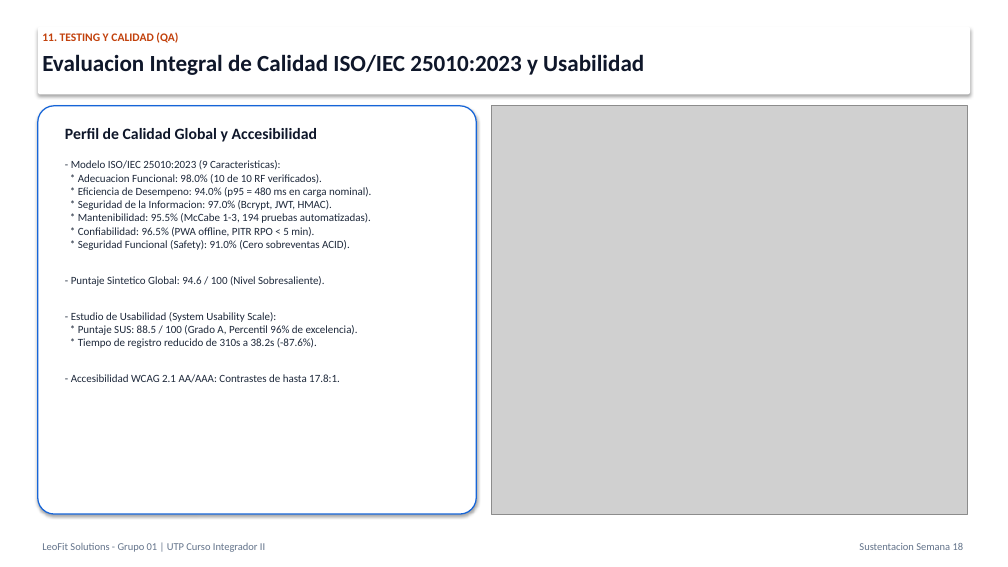
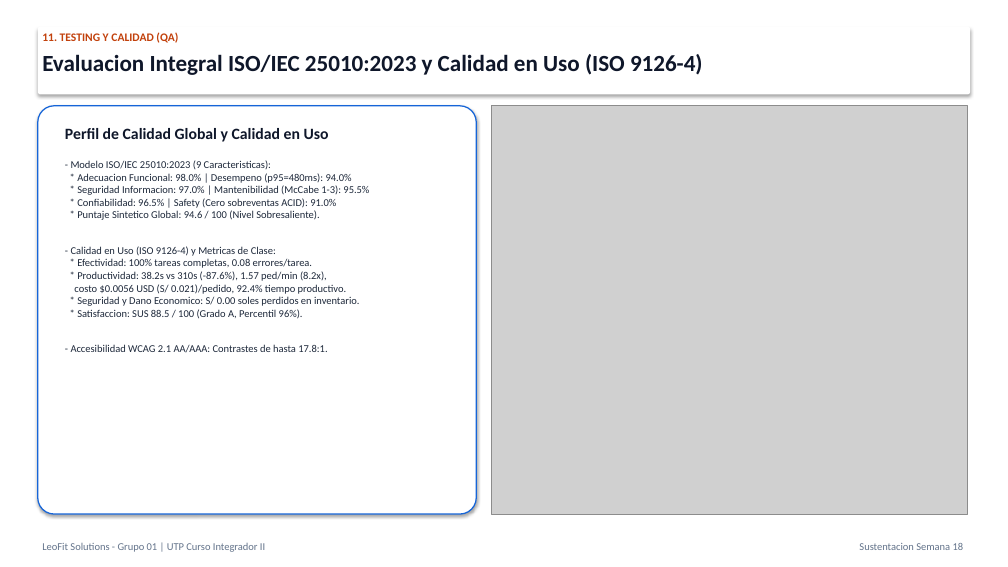
Before and after one commit to Leofit-Solutions-Grupo01/leofit-pedidos-sistema, a slide deck: slide 21 of docs/05_SUSTENTACION_PROYECTO_FINAL_SEMANA_18/03_PRESENTACION_OFICIAL_SUSTENTACION_PROYECTO_FINAL.pptx. Drawn at 1008x567 pixels with LibreOffice and Linux fonts; fonts in the diff are those of the drawing; grey boxes stand for pictures. Boxes give left, top, right and bottom in pixels: in the first picture for what was removed or moved away, otherwise in the second. Text is boxed around its words. In the diff, an @@ line names an element or a change of style, - is before the commit and + after.

Commit message:
feat(quality): amplia metricas externas ISO 9126-2, internas 9126-3 y calidad de uso 9126-4 con formulas y objetivos

```diff
--- a/docs/05_SUSTENTACION_PROYECTO_FINAL_SEMANA_18/03_PRESENTACION_OFICIAL_SUSTENTACION_PROYECTO_FINAL.pptx
+++ b/docs/05_SUSTENTACION_PROYECTO_FINAL_SEMANA_18/03_PRESENTACION_OFICIAL_SUSTENTACION_PROYECTO_FINAL.pptx
@@ text at (x1=42, y1=54, x2=703, y2=75): text changed @@
-Evaluacion Integral de Calidad ISO/IEC 25010:2023 y Usabilidad
+Evaluacion Integral ISO/IEC 25010:2023 y Calidad en Uso (ISO 9126-4)
@@ text at (x1=65, y1=128, x2=329, y2=142): text changed @@
-Perfil de Calidad Global y Accesibilidad
+Perfil de Calidad Global y Calidad en Uso
@@ text at (x1=71, y1=173, x2=369, y2=319): text changed; size 10.5 to 10 pt @@
-* Adecuacion Funcional: 98.0% (10 de 10 RF verificados).
-* Eficiencia de Desempeno: 94.0% (p95 = 480 ms en carga nominal).
-* Seguridad de la Informacion: 97.0% (Bcrypt, JWT, HMAC).
-* Mantenibilidad: 95.5% (McCabe 1-3, 194 pruebas automatizadas).
-* Confiabilidad: 96.5% (PWA offline, PITR RPO < 5 min).
-* Seguridad Funcional (Safety): 91.0% (Cero sobreventas ACID).
-- Puntaje Sintetico Global: 94.6 / 100 (Nivel Sobresaliente).
-- Estudio de Usabilidad (System Usability Scale):
-* Puntaje SUS: 88.5 / 100 (Grado A, Percentil 96% de excelencia).
-* Tiempo de registro reducido de 310s a 38.2s (-87.6%).
+* Adecuacion Funcional: 98.0% | Desempeno (p95=480ms): 94.0%
+* Seguridad Informacion: 97.0% | Mantenibilidad (McCabe 1-3): 95.5%
+* Confiabilidad: 96.5% | Safety (Cero sobreventas ACID): 91.0%
+* Puntaje Sintetico Global: 94.6 / 100 (Nivel Sobresaliente).
+- Calidad en Uso (ISO 9126-4) y Metricas de Clase:
+* Efectividad: 100% tareas completas, 0.08 errores/tarea.
+* Productividad: 38.2s vs 310s (-87.6%), 1.57 ped/min (8.2x),
+costo $0.0056 USD (S/ 0.021)/pedido, 92.4% tiempo productivo.
+* Seguridad y Dano Economico: S/ 0.00 soles perdidos en inventario.
+* Satisfaccion: SUS 88.5 / 100 (Grado A, Percentil 96%).
@@ text at (x1=71, y1=160, x2=327, y2=353): size 10.5 to 10 pt in "- Modelo ISO/IEC 25010:2023 (9 Caracteristicas):", "- Accesibilidad WCAG 2.1 AA/AAA: Contrastes de ..." @@
```
Also in this commit, not shown: 1 other slide changed, 6 other files.
